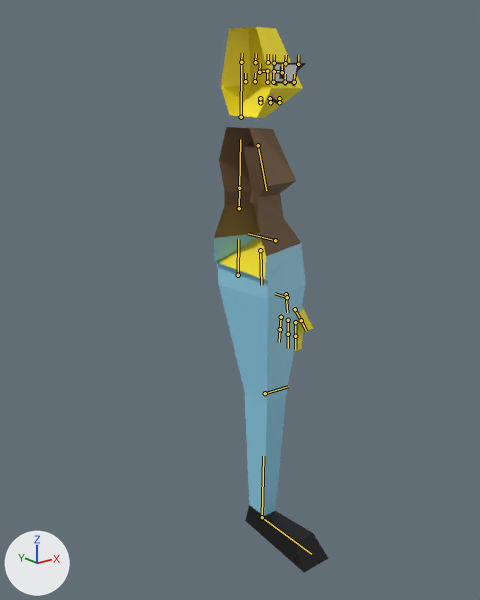
A saved change to the glTF model assets/models/Person.glb.
Rendered twice from a camera (50 mm lens) standing at (-6.3, -7.83, 7.5) and looking at (0.53, 0.7, 4.08). Arrows for +X, +Y and +Z are at lower left; the lights stay in place. The picture after the commit comes second. Both versions are drawn at frame 70 of the action 'Sit1'; the numbers are the values there. The bones that change, and the others that lie on the model, are drawn over the model as lines.

Objects in the first picture: 'Body', 'Eyes', 'Head', 'Mouth'.
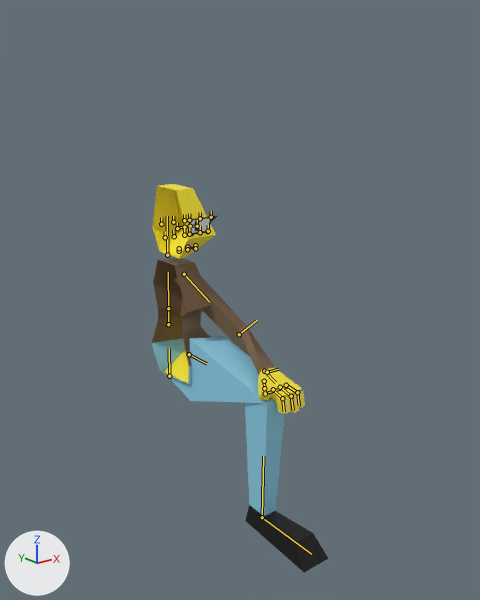
The edits, one by one:
Bone 'Pelvis' (bone_pelvis) moves from (0.0, 0.0, -0.09) to (0.0, -2.46, -2.2).
Bone 'Elbow.L' (bone_elbow_l) moves from (-1.0, -0.04, 1.55) to (-0.63, -0.96, 1.18).
Bone 'Elbow.L' (bone_elbow_l) turns from (9, 76, 10) to (-64, 12, 8) degrees about its own x, y and z.
Bone 'Shoulder.L' (bone_shoulder_l) turns from (-2, -1, 76) to (-51, 35, 26) degrees about its own x, y and z.
Bone 'Thigh.L' (bone_thigh_l) turns from (0, 0, -5) to (0, 0, -92) degrees about its own x, y and z.
Bone 'Hand.L' (bone_hand_l) moves from (1.07, -2.49, 1.94) to (1.88, -2.91, 3.02).
Bone 'Hand.L' (bone_hand_l) turns from (111, 5, 62) to (58, 25, 130) degrees about its own x, y and z.
Bone 'Finger2.L' (bone_finger2_l) turns from (0, 0, 0) to (60, 8, -14) degrees about its own x, y and z.
Bone 'Little1.L' (bone_little1_l) turns from (0, 0, 0) to (-1, 3, -11) degrees about its own x, y and z.
Bone 'Little2.L' (bone_little2_l) turns from (0, 0, 0) to (59, 0, 0) degrees about its own x, y and z.
Bone 'Middle1.L' (bone_middle1_l) turns from (0, 0, 0) to (-1, 0, 4) degrees about its own x, y and z.
Bone 'Middle2.L' (bone_middle2_l) turns from (0, 0, 0) to (0, 0, -62) degrees about its own x, y and z.

Pixel boxes [x1, y1, x2, y2] of what changed, in the pictures (480 x 600 px):
'Body', posed (54% wider, 29% shorter): before [214, 127, 328, 572]; after [152, 258, 328, 572]
'Head', posed (23% narrower, 18% shorter): before [221, 27, 303, 118]; after [153, 184, 216, 258]
'Eyes', posed (11% narrower, 17% shorter): before [273, 57, 307, 86]; after [189, 212, 219, 236]
'Mouth', posed: before [270, 93, 280, 106]; after [188, 243, 196, 251]
bone 'Pelvis', root to tip: before (238, 275) to (238, 239); after (169, 376) to (169, 348)
bone 'Elbow.L', root to tip: before (275, 240) to (248, 233); after (239, 334) to (257, 320)
bone 'Shoulder.L', root to tip: before (258, 145) to (266, 190); after (184, 274) to (209, 302)
bone 'Thigh.L', root to tip: before (260, 250) to (261, 285); after (189, 354) to (206, 363)
bone 'Hand.L', root to tip: before (286, 294) to (287, 312); after (264, 371) to (275, 382)
bone 'Finger2.L', root to tip: before (295, 336) to (295, 349); after (282, 398) to (284, 411)
bone 'Little1.L', root to tip: before (281, 317) to (280, 329); after (286, 385) to (297, 392)
bone 'Little2.L', root to tip: before (280, 329) to (279, 342); after (297, 392) to (299, 405)
bone 'Middle1.L', root to tip: before (288, 320) to (288, 334); after (280, 387) to (291, 396)
bone 'Middle2.L', root to tip: before (288, 334) to (288, 348); after (291, 396) to (293, 410)
